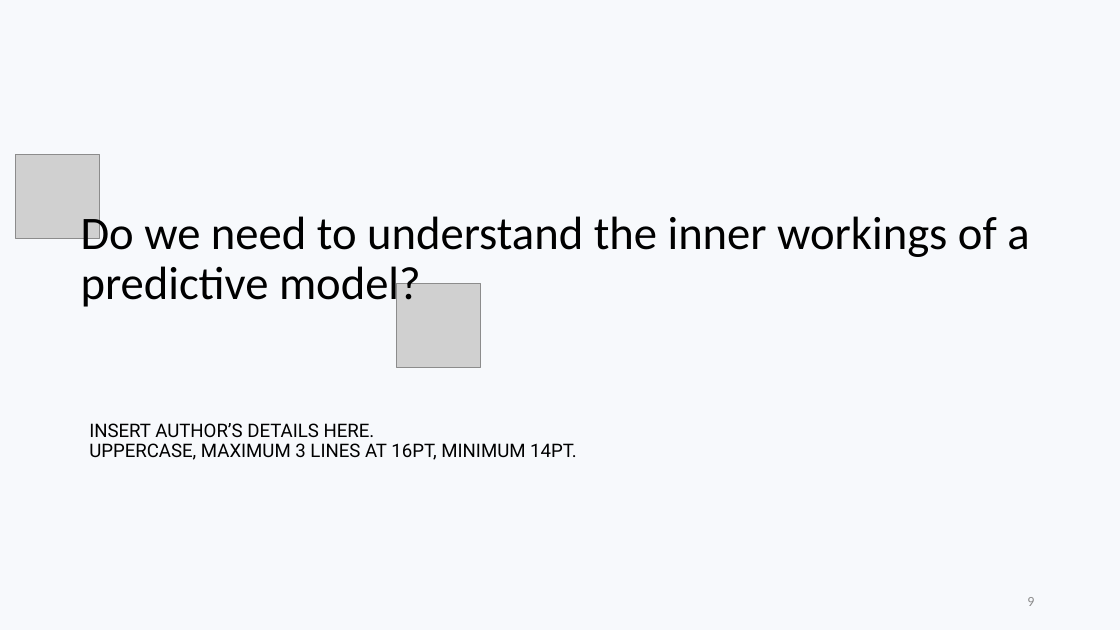
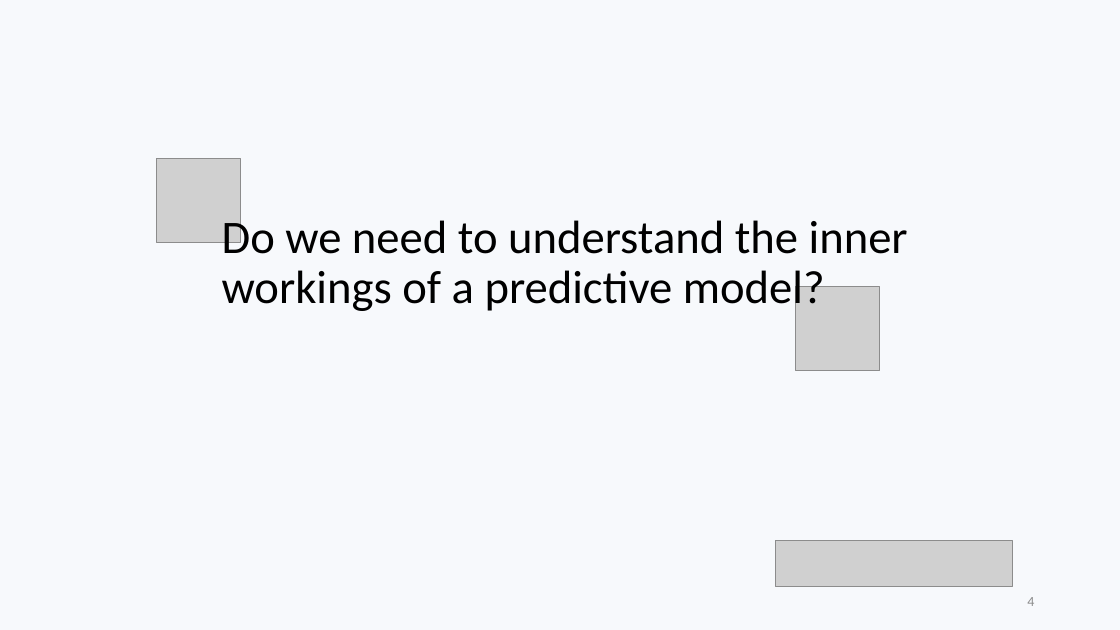
Before and after one commit to marnixm/lime_experiments, a slide deck: slide 4 of _Presentation/Thesis Marnix Maas (2020) - An assessment of black box model explainers.pptx (slide 9 before the commit). Drawn at 1120x630 pixels with LibreOffice and Linux fonts; fonts in the diff are those of the drawing; grey boxes stand for pictures. Boxes give left, top, right and bottom in pixels: in the first picture for what was removed or moved away, otherwise in the second. Text is boxed around its words. In the diff, an @@ line names an element or a change of style, - is before the commit and + after.

```diff
--- a/_Presentation/Thesis Marnix Maas (2020) - An assessment of black box model explainers.pptx
+++ b/_Presentation/Thesis Marnix Maas (2020) - An assessment of black box model explainers.pptx
@@ picture moved from (x1=15, y1=154, x2=99, y2=238) to (x1=156, y1=159, x2=240, y2=243) @@
@@ title "Do we need to understand ..." rewrapped from (x1=81, y1=210, x2=1029, y2=311) to (x1=222, y1=214, x2=908, y2=316) @@
@@ picture moved from (x1=397, y1=283, x2=481, y2=367) to (x1=797, y1=287, x2=881, y2=371) @@
@@ text removed at (x1=89, y1=423, x2=577, y2=460) @@
-INSERT AUTHOR’S DETAILS HERE.
-UPPERCASE, MAXIMUM 3 LINES AT 16PT, MINIMUM 14PT.
@@ picture added at (x1=776, y1=541, x2=1012, y2=587) @@
@@ page number at (x1=1027, y1=597, x2=1034, y2=606): text changed @@
-9
+4
```
Also in this commit, not shown: 18 other slides changed, 2 slides added, 9 slides removed, 10 other files.
